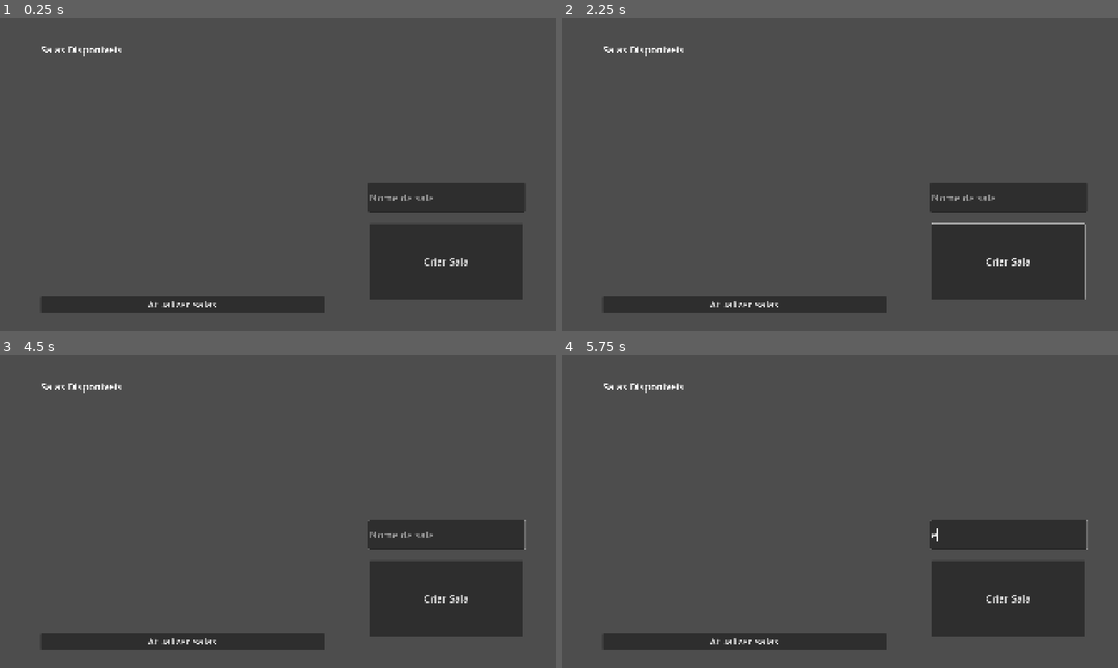
Above: before the commit, frames 1-4 (two rows, left to right).
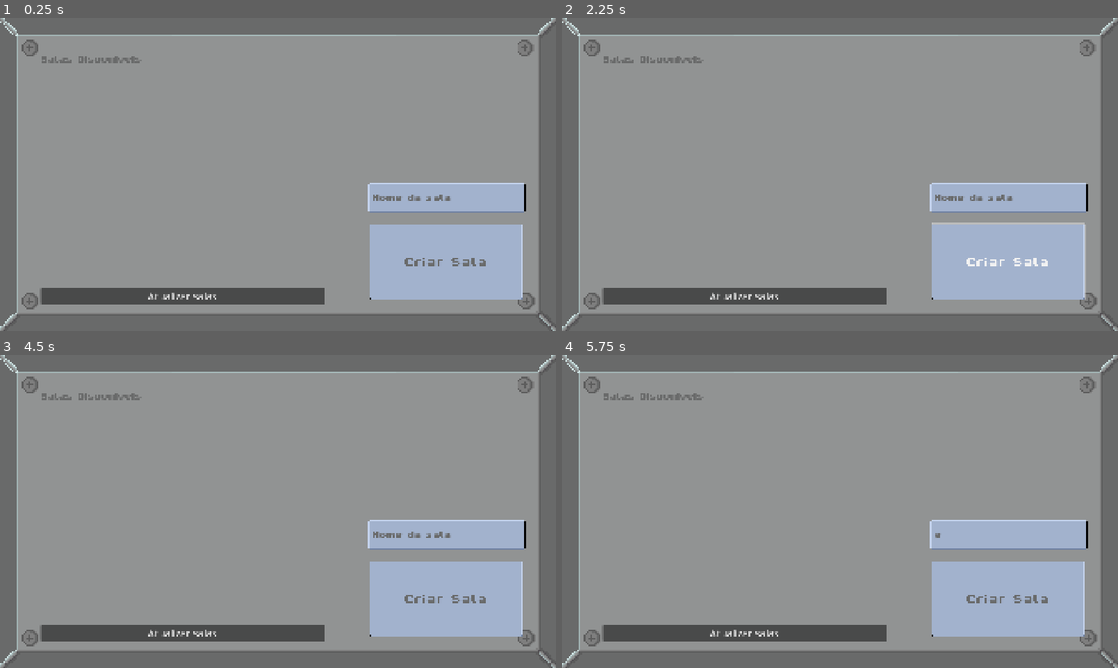
Above: after the commit, the same moments.

Repository: Lulu-caxz/Codigo-Azul
Game: Godot game, scene res://scenes/TelaInicial.tscn
The game is run twice, just before and just after one commit, with the same random seed, the same clock (stepped at 60 frames per second) and the same inputs.
Inputs (mouse positions are in pixels of both pictures, inside the frame that each line leads up to):
- Up to frame 1 (0.25 s): no input
- Up to frame 2 (2.25 s): click "Criar Sala" at 0.5 s; click "Atualizar salas" at 1.25 s; tap Enter at 2 s; move the mouse to (962, 158) at 2.02 s; hold Right (ui_right) from 2.03 s (still down); tap E (interagir) at 2.1 s; click (962, 158) at 2.17 s
- Up to frame 3 (4.5 s): tap Space at 2.75, 4.25 s; move the mouse to (166, 527) at 2.77 s; release Right (ui_right) at 2.78 s; hold Down (ui_down) 2.78-3.53 s; tap E (interagir) at 2.85, 3.6, 4.35 s; click (166, 527) at 2.92 s; tap Enter at 3.5 s; move the mouse to (333, 442) at 3.52 s; hold Right (ui_right) 3.53-4.28 s; click (333, 442) at 3.67 s; move the mouse to (250, 574) at 4.27 s; hold Up (ui_up) from 4.28 s (still down); click (250, 574) at 4.42 s
- Up to frame 4 (5.75 s): tap Enter at 5 s; move the mouse to (1006, 558) at 5.02 s; release Up (ui_up) at 5.03 s; hold Left (ui_left) from 5.03 s (still down); tap E (interagir) at 5.1 s; click (1006, 558) at 5.17 s

The runs differ from the first frame. In frame 1, 98% of the frame differs, in the area x 0-100%, y 0-100%; in frame 2, 97%; in frame 3, 98%; in frame 4, 98%.

Commit message:
interface salas e espera

Diff:
--- a/scenes/SalaDeEspera.tscn
+++ b/scenes/SalaDeEspera.tscn
@@ -1,16 +1,25 @@
 [gd_scene format=3 uid="uid://pv56atrxp7ol"]
 
 [ext_resource type="Script" uid="uid://dryypxaip4k5b" path="res://scripts/salaDeEspera.gd" id="1_umba1"]
+[ext_resource type="Texture2D" uid="uid://bnpxglucujtc7" path="res://assets/central/fundo_painel.png" id="2_0jqb8"]
+[ext_resource type="FontFile" uid="uid://b0v32pmgkhcoy" path="res://fonts/ByteBounce-PT-BR.ttf" id="3_5hyv7"]
 
 [node name="SalaDeEspera" type="Node2D" unique_id=380435716]
 script = ExtResource("1_umba1")
 
 [node name="HTTPRequest" type="HTTPRequest" parent="." unique_id=206367056]
 
+[node name="Sprite2D" type="Sprite2D" parent="." unique_id=916949617]
+position = Vector2(960.00006, 540)
+scale = Vector2(5, 5)
+texture = ExtResource("2_0jqb8")
+
 [node name="Label" type="Label" parent="." unique_id=877404934]
-offset_left = 610.0
-offset_top = 467.0
-offset_right = 1361.0
-offset_bottom = 563.0
-theme_override_font_sizes/font_size = 70
-text = "Espera ai filha da puta"
+offset_right = 1920.0
+offset_bottom = 1080.0
+theme_override_colors/font_color = Color(0.4117647, 0.41568628, 0.41568628, 1)
+theme_override_fonts/font = ExtResource("3_5hyv7")
+theme_override_font_sizes/font_size = 120
+text = "Esperando o outro jogador"
+horizontal_alignment = 1
+vertical_alignment = 1
--- a/scenes/TelaInicial.tscn
+++ b/scenes/TelaInicial.tscn
@@ -1,9 +1,17 @@
 [gd_scene format=3 uid="uid://cry1wmuq4qdhh"]
 
+[ext_resource type="Texture2D" uid="uid://bnpxglucujtc7" path="res://assets/central/fundo_painel.png" id="1_1exgo"]
 [ext_resource type="Script" uid="uid://7ndc56tu4gqe" path="res://scripts/telaInicial.gd" id="1_17ume"]
 [ext_resource type="Script" uid="uid://bgbeo4fxkp0gg" path="res://scripts/criarSala.gd" id="2_0b72l"]
+[ext_resource type="FontFile" uid="uid://b0v32pmgkhcoy" path="res://fonts/ByteBounce-PT-BR.ttf" id="3_hgyjh"]
+[ext_resource type="Texture2D" uid="uid://d3d2q6c02ghsn" path="res://assets/minigames/bueiro/PlacaEscoamento.png" id="5_fkycc"]
 
 [node name="TelaInicial" type="Node2D" unique_id=1883393008]
+
+[node name="Sprite2D" type="Sprite2D" parent="." unique_id=1826062528]
+position = Vector2(959.9999, 539.99994)
+scale = Vector2(5, 5)
+texture = ExtResource("1_1exgo")
 
 [node name="Control" type="Control" parent="." unique_id=2040790764]
 layout_mode = 3
@@ -19,13 +27,15 @@
 [node name="VBoxContainer" type="VBoxContainer" parent="Control" unique_id=1850774465]
 layout_mode = 1
 offset_left = -242.0
-offset_top = -102.0
+offset_top = -66.0
 offset_right = 737.0
-offset_bottom = 828.0
+offset_bottom = 799.0
 
 [node name="SalasDisponiveis" type="Label" parent="Control/VBoxContainer" unique_id=1663992242]
 layout_mode = 2
-theme_override_font_sizes/font_size = 34
+theme_override_colors/font_color = Color(0.4117647, 0.41568628, 0.41568628, 1)
+theme_override_fonts/font = ExtResource("3_hgyjh")
+theme_override_font_sizes/font_size = 55
 text = "Salas Disponiveis"
 
 [node name="ScrollContainer" type="ScrollContainer" parent="Control/VBoxContainer" unique_id=120545632]
@@ -55,25 +65,54 @@
 
 [node name="HTTPRequest" type="HTTPRequest" parent="Control/Control/CriarSala" unique_id=780301939]
 
-[node name="BotaoCriarSala" type="Button" parent="Control/Control" unique_id=274821921]
+[node name="NinePatchRect2" type="NinePatchRect" parent="Control/Control" unique_id=1657513127]
 layout_mode = 0
 offset_left = 53.0
 offset_top = 254.0
 offset_right = 582.0
 offset_bottom = 514.0
-theme_override_font_sizes/font_size = 34
+texture = ExtResource("5_fkycc")
+patch_margin_left = 5
+patch_margin_top = 5
+patch_margin_right = 5
+patch_margin_bottom = 5
+
+[node name="BotaoCriarSala" type="Button" parent="Control/Control/NinePatchRect2" unique_id=274821921]
+layout_mode = 0
+offset_right = 529.0
+offset_bottom = 260.0
+theme_override_colors/font_color = Color(0.4117647, 0.41568628, 0.41568628, 1)
+theme_override_fonts/font = ExtResource("3_hgyjh")
+theme_override_font_sizes/font_size = 80
 text = "Criar Sala"
+flat = true
 
-[node name="LineEdit" type="LineEdit" parent="Control/Control" unique_id=692002674]
+[node name="NinePatchRect" type="NinePatchRect" parent="Control/Control" unique_id=871073206]
+layout_mode = 0
+offset_left = 48.0
+offset_top = 114.0
+offset_right = 590.0
+offset_bottom = 215.0
+texture = ExtResource("5_fkycc")
+patch_margin_left = 5
+patch_margin_top = 5
+patch_margin_right = 5
+patch_margin_bottom = 5
+
+[node name="LineEdit" type="LineEdit" parent="Control/Control/NinePatchRect" unique_id=692002674]
 layout_mode = 1
 anchors_preset = -1
 anchor_left = 0.22000001
 anchor_top = 0.18200001
 anchor_right = 0.22000001
 anchor_bottom = 0.18200001
-offset_left = -88.18001
-offset_top = 16.265991
-offset_right = 453.82
-offset_bottom = 117.26599
-theme_override_font_sizes/font_size = 34
+offset_left = -108.240005
+offset_top = -18.382002
+offset_right = 408.76
+offset_bottom = 82.618
+theme_override_colors/font_color = Color(0.4117647, 0.41568628, 0.41568628, 1)
+theme_override_colors/font_placeholder_color = Color(0.4117647, 0.41568628, 0.41568628, 1)
+theme_override_fonts/font = ExtResource("3_hgyjh")
+theme_override_font_sizes/font_size = 55
 placeholder_text = "Nome da sala"
+flat = true
--- a/scenes/cidade/mapa.tscn
+++ b/scenes/cidade/mapa.tscn
@@ -137,8 +137,8 @@
 script = ExtResource("8_i0q3m")
 pesos_tipos = {
 "antena": 1.0,
-"bueiro": 0.0,
-"pluviometro": 0.0
+"bueiro": 1.0,
+"pluviometro": 1.0
 }
 texturas_tipos = {
 "pluviometro": SubResource("AtlasTexture_f5i74")
--- a/scripts/telaInicial.gd
+++ b/scripts/telaInicial.gd
@@ -5,21 +5,33 @@
 const PROJECT_REF: String = "ovkvgnnsxmpymcjclnzo"
 const SUPABASE_KEY: String = "sb_publishable_3FDWeQxz2a8wEO-se44m-w_guLkTpR5"
 
+const FONTE: FontFile = preload("res://fonts/ByteBounce-PT-BR.ttf")
+const TEXTURA_PLACA: Texture2D = preload("res://assets/minigames/bueiro/PlacaEscoamento.png")
+const TEXTURA_ADA: Texture2D = preload("res://assets/players/AdaFrente.png")
+const TEXTURA_GRACE: Texture2D = preload("res://assets/players/GraceFrente.png")
+
 @onready var http: HTTPRequest = $HTTPRequestSalas
 @onready var lista_salas: VBoxContainer = $VBoxContainer/ScrollContainer/ListaSalas
-@onready var botao_criar_sala: Button = $Control/BotaoCriarSala
+@onready var botao_criar_sala: Button = $Control/NinePatchRect2/BotaoCriarSala
 @onready var botao_atualizar_sala = $VBoxContainer/AtualizarSalas
 @onready var criador_sala = $Control/CriarSala
-@onready var nome_sala_input = $Control/LineEdit
+@onready var nome_sala_input = $Control/NinePatchRect/LineEdit
 
 var salas_carregadas: Array = []
+var criando_sala: bool = false
 
 
 func _ready() -> void:
 	http.request_completed.connect(_ao_receber_salas)
 	botao_criar_sala.pressed.connect(_ao_clicar_criar_sala)
+	botao_criar_sala.mouse_entered.connect(_ao_mouse_entrou_criar_sala)
+	botao_criar_sala.mouse_exited.connect(_ao_mouse_saiu_criar_sala)
 	botao_atualizar_sala.pressed.connect(_on_botao_atualizar_pressed)
+	criador_sala.sala_criada.connect(_ao_sala_criada)
+	criador_sala.erro_ao_criar.connect(_ao_erro_criar_sala)
 	atualizar_salas()
+
+	nome_sala_input.add_theme_stylebox_override("focus", StyleBoxEmpty.new())
 
 
 func atualizar_salas() -> void:
@@ -79,50 +91,109 @@
 	for sala in salas_carregadas:
 		criar_card_sala(sala)
 
+
+
 func criar_card_sala(sala: Dictionary) -> void:
-	var card := PanelContainer.new()
-	card.custom_minimum_size = Vector2(300, 90)
+	var card := NinePatchRect.new()
+	card.texture = TEXTURA_PLACA
+	card.patch_margin_left = 5
+	card.patch_margin_top = 5
+	card.patch_margin_right = 5
+	card.patch_margin_bottom = 5
+	card.custom_minimum_size = Vector2(300, 200)
 	card.size_flags_horizontal = Control.SIZE_EXPAND_FILL
 
+	# Padding interno, ocupando todo o card
+	var margem := MarginContainer.new()
+	margem.set_anchors_and_offsets_preset(Control.PRESET_FULL_RECT)
+	margem.add_theme_constant_override("margin_left", 14)
+	margem.add_theme_constant_override("margin_right", 14)
+	margem.add_theme_constant_override("margin_top", 8)
+	margem.add_theme_constant_override("margin_bottom", 8)
+	card.add_child(margem)
+
+	# Conteúdo ocupa toda a área interna
 	var conteudo := VBoxContainer.new()
 	conteudo.size_flags_horizontal = Control.SIZE_EXPAND_FILL
-	card.add_child(conteudo)
-
+	conteudo.size_flags_vertical = Control.SIZE_EXPAND_FILL
+	conteudo.alignment = BoxContainer.ALIGNMENT_CENTER
+	conteudo.add_theme_constant_override("separation", 4)
+	margem.add_child(conteudo)
+
+	# Título centralizado na largura inteira
 	var titulo := Label.new()
 	titulo.text = str(sala.get("nome", "Sala sem nome"))
-	titulo.add_theme_font_size_override("font_size", 34)
+	titulo.horizontal_alignment = HORIZONTAL_ALIGNMENT_CENTER
+	titulo.vertical_alignment = VERTICAL_ALIGNMENT_CENTER
+	titulo.size_flags_horizontal = Control.SIZE_EXPAND_FILL
+	titulo.add_theme_font_override("font", FONTE)
+	titulo.add_theme_font_size_override("font_size", 55)
+	titulo.add_theme_color_override(
+		"font_color",
+		Color(0.4117647, 0.41568628, 0.41568628, 1)
+	)
 	conteudo.add_child(titulo)
 
+	# Linha dos jogadores centralizada
 	var linha := HBoxContainer.new()
 	linha.size_flags_horizontal = Control.SIZE_EXPAND_FILL
+	linha.size_flags_vertical = Control.SIZE_EXPAND_FILL
+	linha.alignment = BoxContainer.ALIGNMENT_CENTER
+	linha.add_theme_constant_override("separation", 24)
 	conteudo.add_child(linha)
 
 	var jogador_f_ocupado: bool = (
-		not str(sala.get("jogador_f_id", "")).is_empty()
-		and sala.get("jogador_f_id") != null
+		sala.get("jogador_f_id") != null
+		and not str(sala.get("jogador_f_id", "")).is_empty()
 	)
 
 	var jogador_c_ocupado: bool = (
-		not str(sala.get("jogador_c_id", "")).is_empty()
-		and sala.get("jogador_c_id") != null
+		sala.get("jogador_c_id") != null
+		and not str(sala.get("jogador_c_id", "")).is_empty()
 	)
 
 	var sala_iniciada: bool = sala.get("iniciado", false)
 
+		# Botão da Ada — CIDADE
+	var tex_ada_top := AtlasTexture.new()
+	tex_ada_top.atlas = TEXTURA_ADA
+	tex_ada_top.region = Rect2(0, 6, 48, 24)
+
 	var botao_f := Button.new()
-	botao_f.text = "Player F"
-	botao_f.size_flags_horizontal = Control.SIZE_EXPAND_FILL
-	botao_f.add_theme_font_size_override("font_size", 34)
+	botao_f.custom_minimum_size = Vector2(400, 80)
+	botao_f.icon = tex_ada_top
+	botao_f.expand_icon = true
+	botao_f.text = "CIDADE"
+	botao_f.alignment = HORIZONTAL_ALIGNMENT_CENTER
+	botao_f.add_theme_font_override("font", FONTE)
+	botao_f.add_theme_font_size_override("font_size", 48)
+	botao_f.add_theme_color_override(
+		"font_color",
+		Color(0.4117647, 0.41568628, 0.41568628, 1)
+	)
 	botao_f.disabled = jogador_f_ocupado or sala_iniciada
 	botao_f.pressed.connect(
 		func(): _ao_clicar_entrar(str(sala.get("id", "")), "F")
 	)
 	linha.add_child(botao_f)
 
+	# Botão da Grace — CENTRAL
+	var tex_grace_top := AtlasTexture.new()
+	tex_grace_top.atlas = TEXTURA_GRACE
+	tex_grace_top.region = Rect2(0, 6, 48, 24)
+
 	var botao_c := Button.new()
-	botao_c.text = "Player C"
-	botao_c.size_flags_horizontal = Control.SIZE_EXPAND_FILL
-	botao_c.add_theme_font_size_override("font_size", 34)
+	botao_c.custom_minimum_size = Vector2(400, 80)
+	botao_c.icon = tex_grace_top
+	botao_c.expand_icon = true
+	botao_c.text = "CENTRAL"
+	botao_c.alignment = HORIZONTAL_ALIGNMENT_CENTER
+	botao_c.add_theme_font_override("font", FONTE)
+	botao_c.add_theme_font_size_override("font_size", 48)
+	botao_c.add_theme_color_override(
+		"font_color",
+		Color(0.4117647, 0.41568628, 0.41568628, 1)
+	)
 	botao_c.disabled = jogador_c_ocupado or sala_iniciada
 	botao_c.pressed.connect(
 		func(): _ao_clicar_entrar(str(sala.get("id", "")), "C")
@@ -160,11 +231,33 @@
 		push_error("Erro ao trocar de cena: " + str(cena))
 
 func _ao_clicar_criar_sala() -> void:
-	criador_sala.sala_criada.connect(_on_botao_atualizar_pressed)
+	criando_sala = true
+	botao_criar_sala.modulate = Color(0.223, 0.223, 0.223, 1.0)
 	if nome_sala_input.text == "":
 		criador_sala.criar_sala("Nova sala")
 	else:
 		criador_sala.criar_sala(nome_sala_input.text)
 
+
+func _ao_sala_criada() -> void:
+	criando_sala = false
+	botao_criar_sala.modulate = Color.WHITE
+	atualizar_salas()
+
+
+func _ao_erro_criar_sala(_mensagem: String) -> void:
+	criando_sala = false
+	botao_criar_sala.modulate = Color.WHITE
+
+
+func _ao_mouse_entrou_criar_sala() -> void:
+	if not criando_sala:
+		botao_criar_sala.modulate = Color(0.6, 0.6, 0.6, 1.0)
+
+
+func _ao_mouse_saiu_criar_sala() -> void:
+	if not criando_sala:
+		botao_criar_sala.modulate = Color.WHITE
+
 func _on_botao_atualizar_pressed() -> void:
 	atualizar_salas()
Renamed: ManualAberto.png -> assets/central/ManualAberto.png
Not shown, changed: assets/central/ManualAberto.png.import
Renamed: ManualFechado.png -> assets/central/ManualFechado.png
Not shown, changed: assets/central/ManualFechado.png.import
